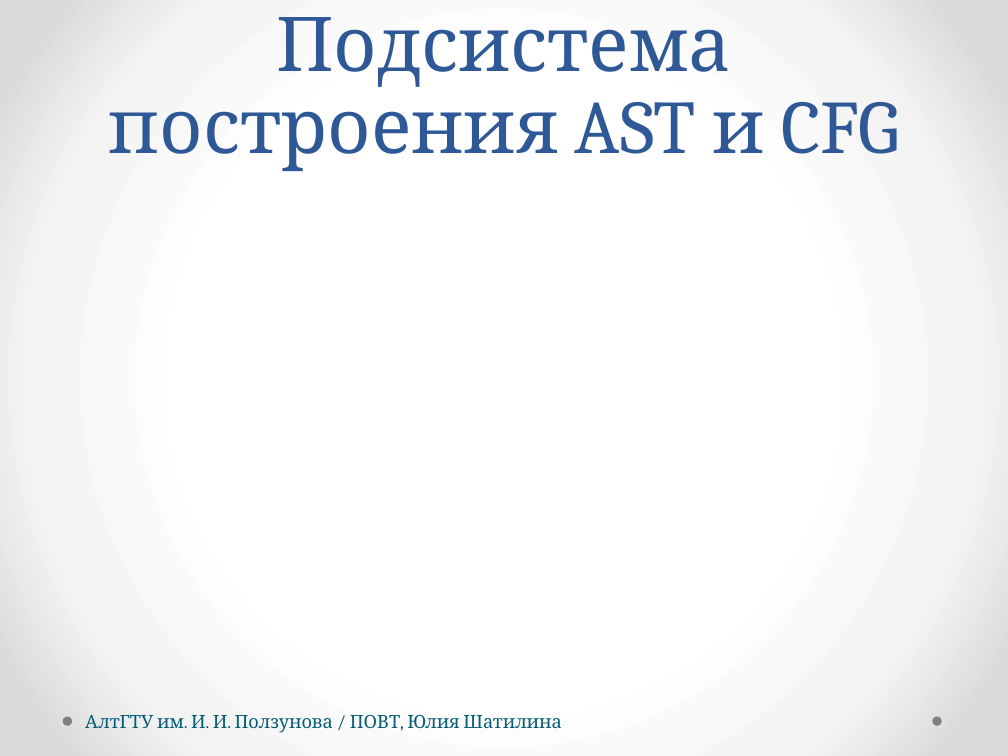
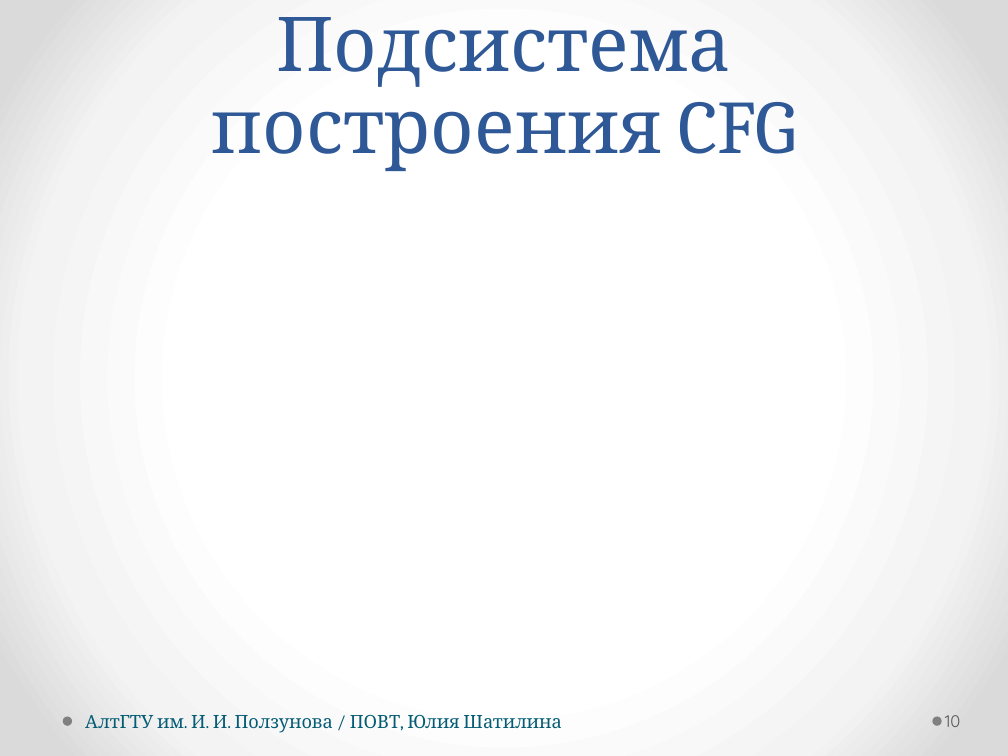
Before and after one commit to hisohito/proto-doc, a slide deck: slide 10 of shatilina.pptx. Drawn at 1008x756 pixels with LibreOffice and Linux fonts; fonts in the diff are those of the drawing. Boxes give left, top, right and bottom in pixels: in the first picture for what was removed or moved away, otherwise in the second. Text is boxed around its words. In the diff, an @@ line names an element or a change of style, - is before the commit and + after.

```diff
--- a/shatilina.pptx
+++ b/shatilina.pptx
@@ title at (212,17,796,171): text changed @@
-Подсистема построения AST и CFG
+Подсистема построения CFG
@@ page number added at (945,715,961,727), 12 pt, text #595959 @@
+10
```
Also in this commit, not shown: 20 other slides changed, 1 slide added, 1 slide removed, 4 other files.
